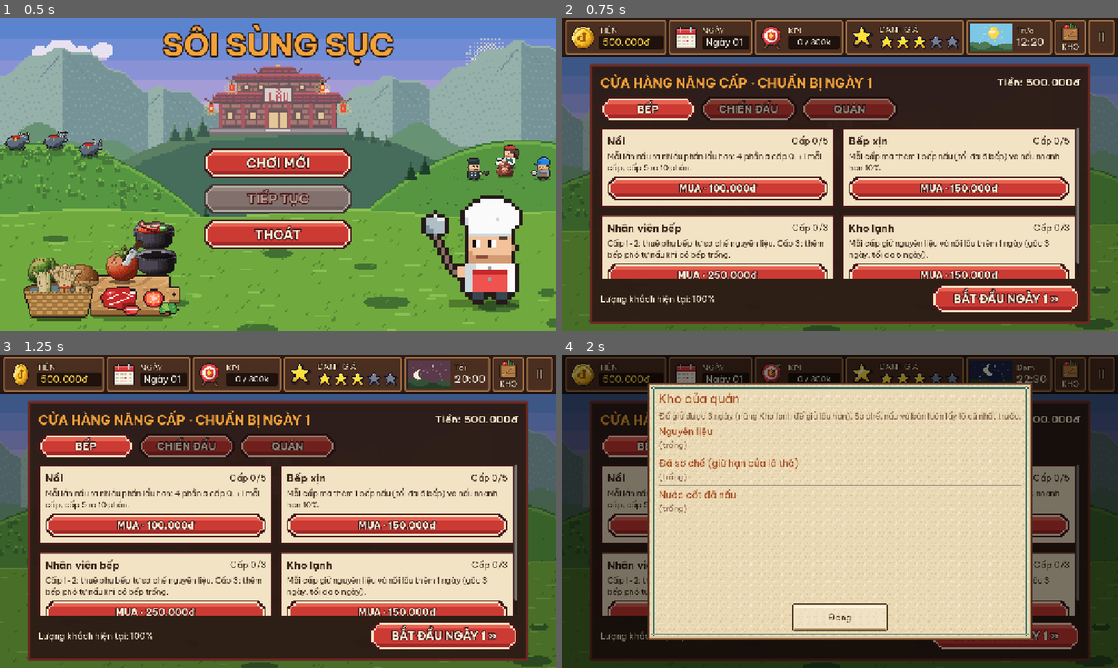
Above: before the commit, frames 1-4 (two rows, left to right).
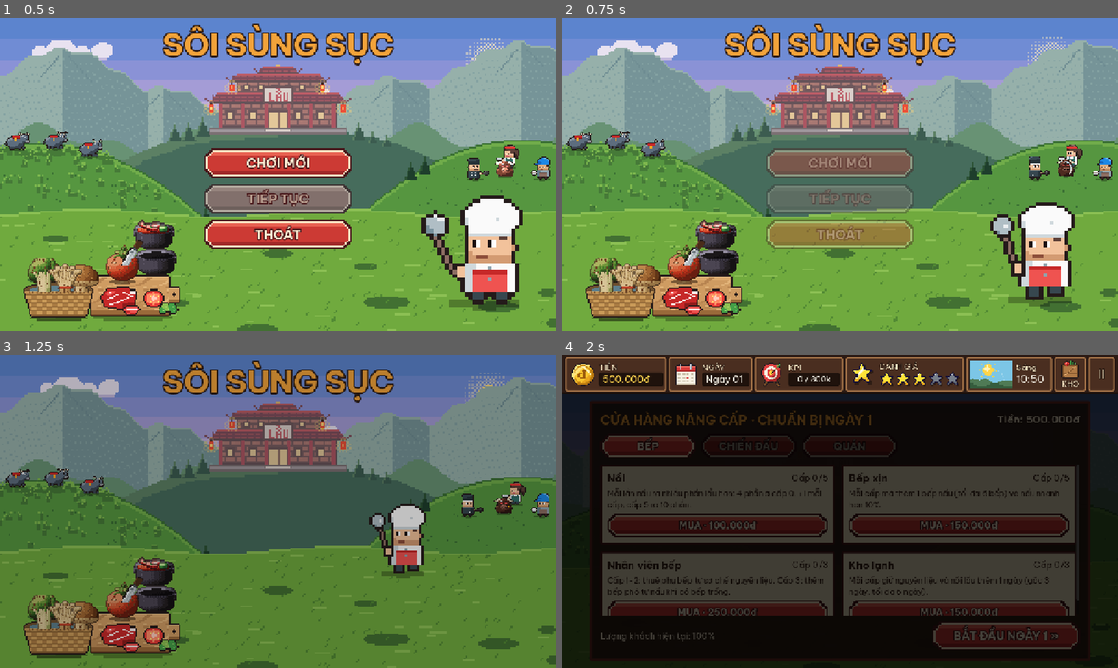
Above: after the commit, the same moments.

Repository: Znoywho/HotPot_SUNSUT
Game: Godot game, scene res://scenes/main_menu/main_menu.tscn
Same seed, same stepped clock (60 frames per second), same inputs: the game is played once before the commit and once after it.
Inputs (mouse positions are in pixels of both pictures, inside the frame that each line leads up to):
- Up to frame 1 (0.5 s): no input
- Up to frame 2 (0.75 s): click "CHƠI MỚI" at 0.5 s
- Up to frame 3 (1.25 s): no input
- Up to frame 4 (2 s): click (1067, 373) at 1.25 s, where only the run before the commit has a clickable "!"

Frame 1 is identical in both runs. In frame 2, 99% of the frame differs, in the area x 0-100%, y 0-100%; in frame 3, 92%; in frame 4, 81%.

Commit message:
Hiệu ứng vào game: đầu bếp chạy về quán trên đỉnh núi, nhỏ dần, màn tối dần; cửa hàng sáng dần khi mở

Diff:
--- a/scenes/main_menu/main_menu.gd
+++ b/scenes/main_menu/main_menu.gd
@@ -37,6 +37,10 @@
 const STAFF_LUNGE := 28.0 ## Nhân viên lao tới chừng này px (ở cỡ gốc) khi chặt quái.
 const PIXEL := 4.0 ## 1 điểm ảnh của bộ phong cảnh = 4 px màn hình (nền 320x180 trên 1280x720).
 const BOLD_FONT := preload("res://assets/fonts/BeVietnamPro-Bold.ttf")
+const RESTAURANT_DOOR := Vector2(216, 66) ## Cửa quán trên đỉnh núi (điểm ảnh phong cảnh): đầu bếp chạy về đây khi vào game.
+const CHEF_FAR_SCALE := 0.25 ## Chạy tới cửa quán thì đầu bếp nhỏ còn chừng này (đi xa dần).
+const FADE_DELAY := 0.5 ## Đầu bếp chạy được chừng này giây thì màn bắt đầu tối dần.
+const FADE_SECONDS := 0.8
 
 @export var title_text := "SÔI SÙNG SỤC"
 @export var title_font_size := 72
@@ -65,6 +69,8 @@
 @export var buttons_offset_y := 56.0 ## Hạ cột nút xuống để không che quán trên đỉnh núi.
 
 var chef: KitchenActor
+var _buttons: Array[PixelButton] = []
+var _leaving := false ## Đang chạy hiệu ứng vào game: chặn bấm thêm lần nữa.
 var _clouds: Array[TextureRect] = []
 var _cloud_speeds: Array[float] = []
 
@@ -303,8 +309,8 @@
 	list.add_theme_constant_override("separation", button_gap)
 	add_child(list)
 
-	_add_menu_button(list, "CHƠI MỚI", DayManager.start_new_game)
-	var continue_button := _add_menu_button(list, "TIẾP TỤC", DayManager.continue_game)
+	_add_menu_button(list, "CHƠI MỚI", _enter_game.bind(DayManager.start_new_game))
+	var continue_button := _add_menu_button(list, "TIẾP TỤC", _enter_game.bind(DayManager.continue_game))
 	continue_button.disabled = not SaveManager.has_save()
 	if not OS.has_feature("web"): # Trên web không thoát được tab, nên ẩn nút.
 		_add_menu_button(list, "THOÁT", get_tree().quit)
@@ -321,4 +327,38 @@
 	button.custom_minimum_size = button_size
 	button.pressed.connect(callback)
 	parent.add_child(button)
+	_buttons.append(button)
 	return button
+
+
+## Hiệu ứng vào game: khoá nút, đầu bếp chạy về cửa quán trên đỉnh núi và nhỏ dần (đi xa),
+## màn tối dần rồi mới gọi start (DayManager.start_new_game / continue_game). Cửa hàng tự sáng dần khi mở.
+func _enter_game(start: Callable) -> void:
+	if _leaving:
+		return
+	_leaving = true
+	var list := _buttons[0].get_parent() as Control
+	list.mouse_filter = MOUSE_FILTER_IGNORE
+	for button in _buttons:
+		button.mouse_filter = MOUSE_FILTER_IGNORE # khoá bấm nhưng không đổi sang màu xám
+	list.create_tween().tween_property(list, "modulate:a", 0.0, 0.3) # cột nút mờ dần cho đầu bếp chạy qua
+	for child in get_children():
+		if child is Timer:
+			child.stop() # ngừng đánh quái: hiệu ứng chém/khói tạo sau sẽ nằm đè lên màn tối
+
+	var door := _land_to_screen(RESTAURANT_DOOR)
+	var run_seconds := absf(door.x - chef.center_x()) / KitchenActor.WALK_SPEED
+	chef.walk_to(door.x) # walk_to tự phát animation chạy và quay mặt đúng hướng
+	var shrink := chef.create_tween().set_parallel(true)
+	shrink.tween_property(chef, "scale", Vector2.ONE * CHEF_FAR_SCALE, run_seconds).set_ease(Tween.EASE_IN)
+	shrink.tween_property(chef, "position:y", door.y - KitchenActor.SIZE, run_seconds).set_trans(Tween.TRANS_SINE)
+
+	var fade := ColorRect.new()
+	fade.color = Color(0, 0, 0, 0)
+	fade.mouse_filter = MOUSE_FILTER_STOP
+	fade.set_anchors_and_offsets_preset(PRESET_FULL_RECT)
+	add_child(fade)
+	var tween := fade.create_tween()
+	tween.tween_interval(FADE_DELAY)
+	tween.tween_property(fade, "color:a", 1.0, FADE_SECONDS)
+	tween.tween_callback(start)
--- a/scenes/shop/shop.gd
+++ b/scenes/shop/shop.gd
@@ -23,6 +23,7 @@
 const TEXT_LIGHT := Color("fbecd2")
 const ACCENT := Color("f2a33a")
 const TAB_DIM := Color(0.55, 0.55, 0.55) ## Tab chưa chọn tối đi.
+const FADE_IN_SECONDS := 0.5
 
 var _tab: UpgradeData.Category = UpgradeData.Category.KITCHEN
 var _tab_buttons := {} ## Category -> PixelButton
@@ -41,6 +42,7 @@
 	shade.set_anchors_and_offsets_preset(PRESET_FULL_RECT)
 	add_child(shade)
 	_build_board()
+	_fade_in()
 	add_child(RotateHint.new())
 	GameState.money_changed.connect(_on_money_changed)
 	_on_money_changed(GameState.money)
@@ -49,6 +51,18 @@
 	else:
 		_message.text = "Lượng khách hiện tại: %d%%" % roundi(GameState.customer_multiplier * 100)
 	_select_tab(_tab)
+
+
+## Màn đen phủ lên rồi tan dần: nối tiếp hiệu ứng tối dần khi rời menu chính.
+func _fade_in() -> void:
+	var fade := ColorRect.new()
+	fade.color = Color.BLACK
+	fade.mouse_filter = MOUSE_FILTER_IGNORE
+	fade.set_anchors_and_offsets_preset(PRESET_FULL_RECT)
+	add_child(fade)
+	var tween := fade.create_tween()
+	tween.tween_property(fade, "color:a", 0.0, FADE_IN_SECONDS)
+	tween.tween_callback(fade.queue_free)
 
 
 ## Một lớp phong cảnh phủ kín màn, giữ tỉ lệ (giống menu chính).
